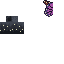
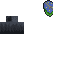
Before/after of a w=64, h=64 layered artwork. What changed in the layer stack:
added layer "wing 07" above "wing06" over [43, 0, 53, 17]
hid "wing06" over [43, 0, 53, 17]
hid "body03" over [0, 24, 23, 32]
